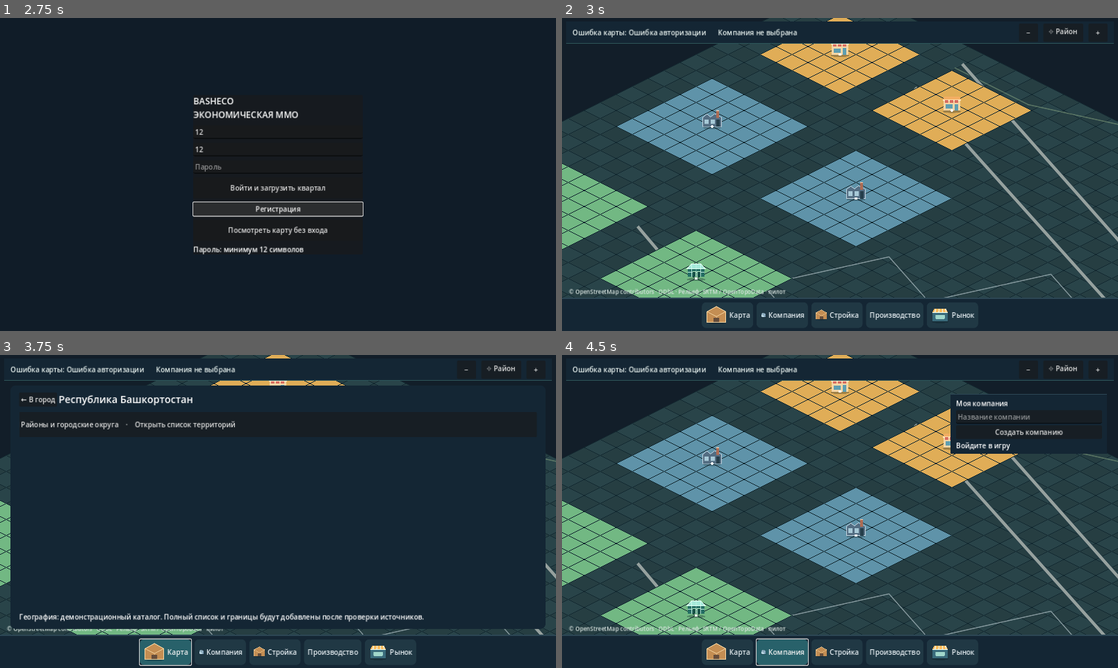
Above: before the commit, frames 1-4 (two rows, left to right).
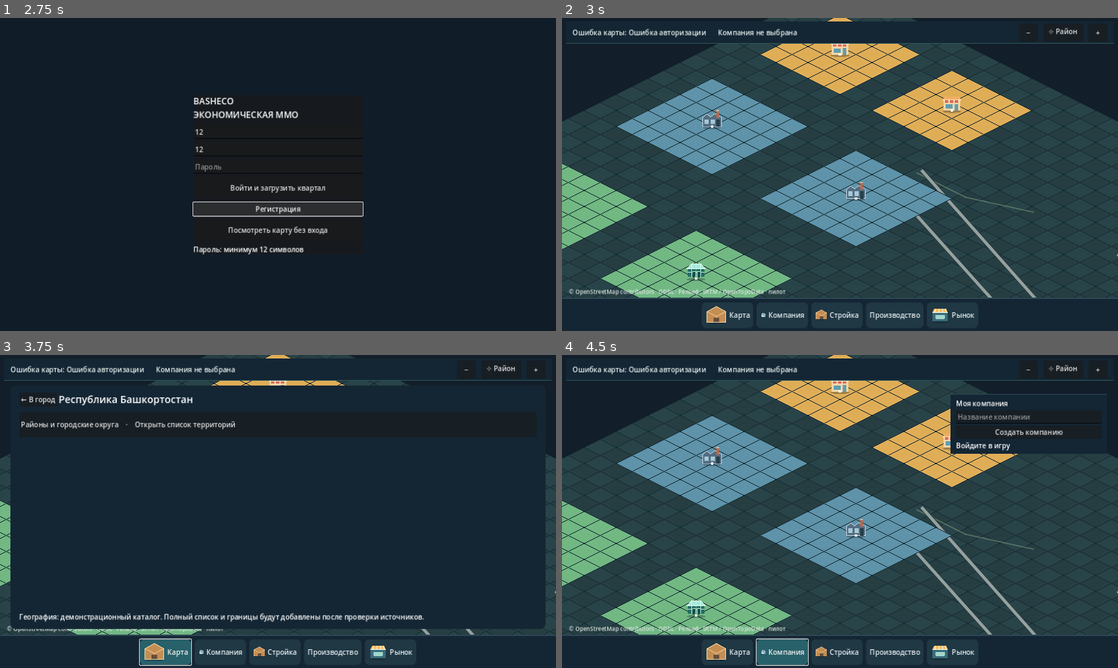
Above: after the commit, the same moments.

Repository: maillunex-lang/basheco
Game: Godot game, scene res://scenes/world.tscn
Same seed, same stepped clock (60 frames per second), same inputs: the game is played once before the commit and once after it.
Inputs (mouse positions are in pixels of both pictures, inside the frame that each line leads up to):
- Up to frame 1 (2.75 s): click (278, 130) at 0.52 s; type "12" at 0.6 s; click (278, 149) at 0.75 s; type "12" at 0.83 s; click (278, 168) at 0.98 s; type "12" at 1.07 s; click "Войти и загрузить квартал" at 1.25 s; click "Регистрация" at 2 s
- Up to frame 2 (3 s): click "Посмотреть карту без входа" at 2.75 s
- Up to frame 3 (3.75 s): click "Карта" at 3.5 s
- Up to frame 4 (4.5 s): click "Компания" at 4.25 s

Frame 1 is identical in both runs. In frame 2, 1.7% of the frame differs, in the area x 13-100%, y 14-90%; in frame 3, 0.1%; in frame 4, 1.6%.

Commit message:
feat(geo): use actual OSM settlement polygons for extent and draw administrative outline

Diff:
--- a/client/scripts/geo_background.gd
+++ b/client/scripts/geo_background.gd
@@ -4,7 +4,7 @@
     "ufa": "res://data/ufa_projected_pilot.json",
     "mikhailovka": "res://data/mikhailovka_wide/manifest.json"
 }
-var metres_per_tile := 4.0  # Visual pilot only; not a surveyed gameplay scale.
+var metres_per_tile := 6.0  # Visual pilot only; not a surveyed gameplay scale.
 var origin_tile := Vector2(25.0, 25.0)
 const MAX_FEATURES := 10000
 const BUILDING_SPRITES := [preload("res://assets/kenney/building_45.png"), preload("res://assets/kenney/building_55.png"), preload("res://assets/kenney/building_115.png")]
@@ -18,18 +18,22 @@
 var cached_geometry: Array = []
 var terrain_segments: Array = []
 var terrain_range := Vector2.ZERO
+var settlement_boundary: Dictionary = {}
+var boundary_rings: Array = []
 var manifest: Dictionary = {}
 var ready := false
 
 func load_pilot(location_id: String = "ufa") -> void:
     ready = false
     origin_tile = Vector2(150.0, 180.0) if location_id == "mikhailovka" else Vector2(25.0, 25.0)
-    metres_per_tile = 6.0 if location_id == "mikhailovka" else 4.0
+    metres_per_tile = 6.0
     features.clear()
     cached_geometry.clear()
     geometry_index.clear()
     active_chunk_ids.clear()
     terrain_segments.clear()
+    settlement_boundary.clear()
+    boundary_rings.clear()
     terrain_range = Vector2.ZERO
     manifest.clear()
     if not SOURCES.has(location_id):
@@ -93,6 +97,7 @@
                         geometry_index[key] = []
                     geometry_index[key].append(feature_index)
     _load_elevation(location_id)
+    _load_boundary(location_id)
     ready = true
 
 func _load_elevation(location_id: String) -> void:
@@ -146,12 +151,43 @@
                     terrain_segments.append([crossings[2], crossings[3]])
 
 func tile_extent() -> Rect2:
+    if settlement_boundary.has("bbox_lonlat"):
+        var bounds: Array = settlement_boundary["bbox_lonlat"]
+        if bounds.size() == 4:
+            var a := lonlat_to_tile(float(bounds[0]), float(bounds[1]))
+            var b := lonlat_to_tile(float(bounds[2]), float(bounds[3]))
+            return Rect2(a.min(b), (b - a).abs())
     var metres: Array = manifest.get("bounds_m", [])
     if metres.size() != 4:
         return Rect2(origin_tile - Vector2(12, 12), Vector2(24, 24))
     var a := to_tile([float(metres[0]), float(metres[1])])
     var b := to_tile([float(metres[2]), float(metres[3])])
     return Rect2(a.min(b), (b - a).abs())
+
+func lonlat_to_tile(lon: float, lat: float) -> Vector2:
+    var origin_lon := float(manifest.get("origin_lon", 0.0))
+    var origin_lat := float(manifest.get("origin_lat", 0.0))
+    var east := 6378137.0 * deg_to_rad(lon - origin_lon) * cos(deg_to_rad(origin_lat))
+    var south := -6378137.0 * deg_to_rad(lat - origin_lat)
+    return to_tile([east, south])
+
+func _load_boundary(location_id: String) -> void:
+    var file := FileAccess.open("res://data/" + location_id + "_boundary.json", FileAccess.READ)
+    if file == null:
+        return
+    var data: Variant = JSON.parse_string(file.get_as_text())
+    if typeof(data) != TYPE_DICTIONARY or str(data.get("location_id", "")) != location_id:
+        return
+    if str(data.get("geometry", {}).get("type", "")) != "MultiPolygon":
+        return
+    settlement_boundary = data
+    for polygon in data["geometry"]["coordinates"]:
+        for ring in polygon:
+            var points := PackedVector2Array()
+            for coordinate in ring:
+                points.append(lonlat_to_tile(float(coordinate[0]), float(coordinate[1])))
+            if points.size() >= 3:
+                boundary_rings.append(points)
 
 func update_visible_chunks(bounds: Array[int]) -> void:
     active_chunk_ids.clear()
@@ -183,6 +219,13 @@
         if maxf(a.x, b.x) < visible_bounds[0] or minf(a.x, b.x) > visible_bounds[2] or maxf(a.y, b.y) < visible_bounds[1] or minf(a.y, b.y) > visible_bounds[3]:
             continue
         world.draw_line(world.project_point(a.x, a.y), world.project_point(b.x, b.y), Color("#91ae86", 0.48), 1.2, true)
+    for ring in boundary_rings:
+        for j in range(ring.size() - 1):
+            var a: Vector2 = ring[j]
+            var b: Vector2 = ring[j + 1]
+            if maxf(a.x, b.x) < visible_bounds[0] or minf(a.x, b.x) > visible_bounds[2] or maxf(a.y, b.y) < visible_bounds[1] or minf(a.y, b.y) > visible_bounds[3]:
+                continue
+            world.draw_line(world.project_point(a.x, a.y), world.project_point(b.x, b.y), Color("#e2bf72", 0.9), 2.0, true)
     var drawn_buildings := 0
     var drawn_trees := 0
     update_visible_chunks(visible_bounds)
